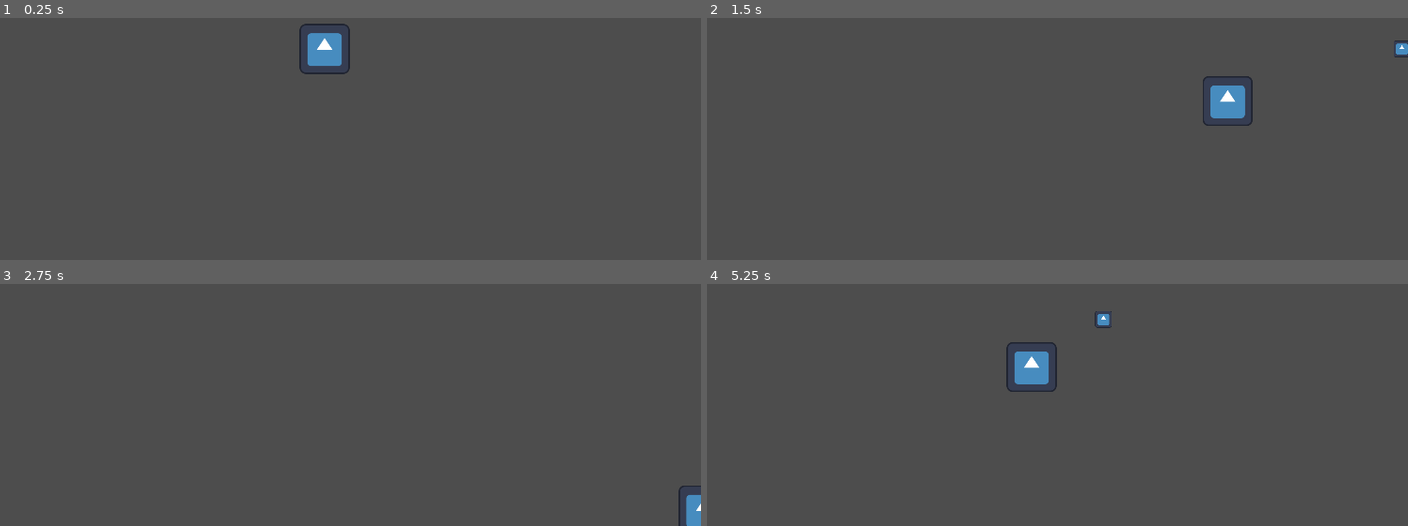
Above: before the commit, frames 1-4 (two rows, left to right).
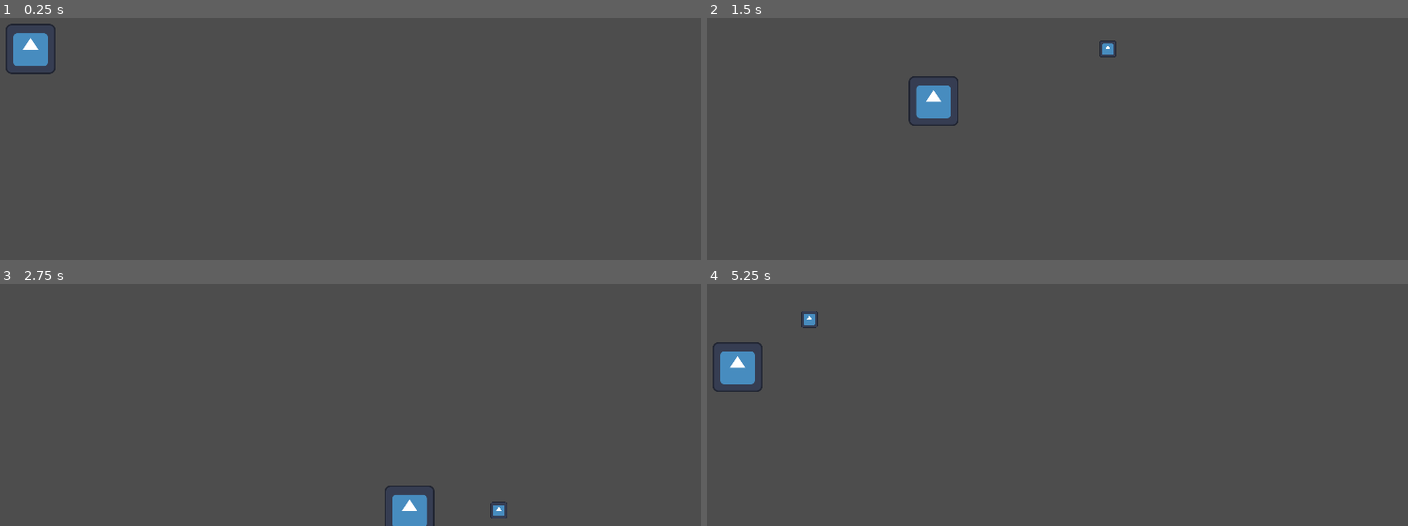
Above: after the commit, the same moments.

Repository: aleveil/spaceshoot
Game: Godot game, scene res://scenes/game.tscn
Same seed, same stepped clock (60 frames per second), same inputs: the game is played once before the commit and once after it. The engine's default icon, where the game draws it, is replaced by a stand-in: a white triangle on a blue panel in a dark square.
Inputs:
- Up to frame 1 (0.25 s): no input
- Up to frame 2 (1.5 s): tap Enter at 0.5 s; hold D (move_right) 0.53-1.28 s; hold Space (shoot) 0.53-1.28 s; hold S (move_down) from 1.28 s (still down); tap Space (shoot) at 1.35 s
- Up to frame 3 (2.75 s): release S (move_down) at 2.03 s; hold D (move_right) from 2.03 s (still down); hold Space (shoot) from 2.03 s (still down)
- Up to frame 4 (5.25 s): release D (move_right) at 2.78 s; release Space (shoot) at 2.78 s; hold W (move_up) 2.78-3.53 s; tap Space (shoot) at 2.85, 4.35 s; hold Space (shoot) 3.53-4.28 s; hold A (move_left) 3.53-5.03 s; hold S (move_down) from 5.03 s (still down); hold Space (shoot) from 5.03 s (still down)

The runs differ from the first frame. In frame 1, 1.7% of the frame differs, in the area x 0-50%, y 2-24%; in frame 2, 1.9%, in the area x 28-100%, y 9-45%; in frame 3, 1.2%; in frame 4, 1.9%.

Commit message:
add game base, player and bullet system

Diff:
--- a/scenes/game.tscn
+++ b/scenes/game.tscn
@@ -9,5 +9,6 @@
 [node name="Camera2D" type="Camera2D" parent="."]
 
 [node name="Player" parent="." instance=ExtResource("1_kxc8q")]
+position = Vector2(-450, 0)
 
 [node name="BulletContainer" type="Node" parent="."]
